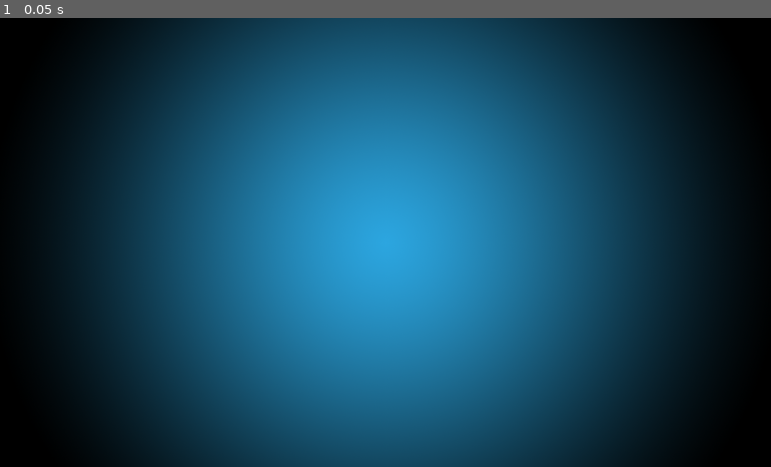
Above: before the commit, frame 1.
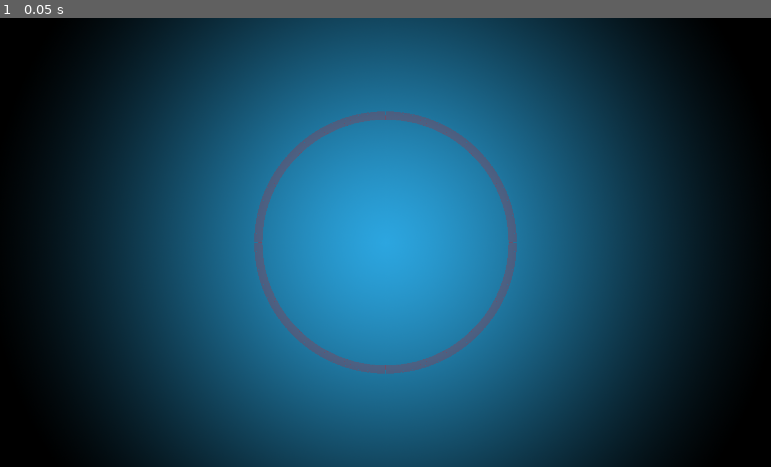
Above: after the commit, the same moment.

Repository: henrar/EndlessGame
Game: Godot game, scene res://Scenes/Game.tscn
The game is run twice, just before and just after one commit, with the same random seed, the same clock (stepped at 60 frames per second) and the same inputs.
Inputs:
- Up to frame 1 (0.05 s): no input

The runs differ from the first frame. In frame 1, 1.9% of the frame differs, in the area x 32-68%, y 20-80%.

Commit message:
Drawing debug circle

Diff:
--- a/Scenes/Game.tscn
+++ b/Scenes/Game.tscn
@@ -1,7 +1,8 @@
-[gd_scene load_steps=3 format=2]
+[gd_scene load_steps=4 format=2]
 
 [ext_resource path="res://Assets/background.png" type="Texture" id=1]
 [ext_resource path="res://Scripts/BallSpawner.gd" type="Script" id=2]
+[ext_resource path="res://Scripts/Barrier.gd" type="Script" id=3]
 
 [node name="World" type="Node" index="0"]
 
@@ -43,3 +44,11 @@
 [node name="BallSpawner" type="Node" parent="." index="2"]
 
 script = ExtResource( 2 )
+
+[node name="Barrier" type="KinematicBody2D" parent="." index="3"]
+
+input_pickable = false
+collision_layer = 1
+collision_mask = 1
+collision/safe_margin = 0.08
+script = ExtResource( 3 )
--- a/Scripts/Barrier.gd
+++ b/Scripts/Barrier.gd
@@ -1,9 +1,34 @@
 extends KinematicBody2D
+
+#for touch calculation
+var outer_circle
+var inner_circle
 
 func _ready():
 
     pass
 
-func __physics_process(delta):
+func _physics_process(delta):
 
     pass
+
+func draw_empty_circle(circle_center, circle_radius, color, resolution, thick):
+    var draw_counter = 1
+    var line_origin = Vector2()
+    var line_end = Vector2()
+    line_origin = circle_radius + circle_center
+
+    while draw_counter <= 360:
+        line_end = circle_radius.rotated(deg2rad(draw_counter)) + circle_center
+        draw_line(line_origin, line_end, color, thick)
+        draw_counter += 1 / resolution
+        line_origin = line_end
+
+    line_end = circle_radius.rotated(deg2rad(360)) + circle_center
+    draw_line(line_origin, line_end, color, thick)
+
+
+func _draw():
+    draw_empty_circle(get_node("/root/SceneVariables").center_location, Vector2(get_viewport().size.y * 0.2, get_viewport().size.y * 0.2), Color(1.0, 0.0, 0.0, 0.2), 1, 20)
+
+    pass
--- a/Scripts/SceneVariables.gd
+++ b/Scripts/SceneVariables.gd
@@ -9,11 +9,10 @@
 var high_score_threshold = 100
 var points_per_ball = 10
 
-
 var center_location
 
 func _ready():
-	center_location = Vector2(get_viewport().size.x / 2, get_viewport().size.y / 2)
+	center_location = Vector2(get_viewport().size.x / 2.0, get_viewport().size.y / 2.0)
 	print(center_location)
 
 	pass
